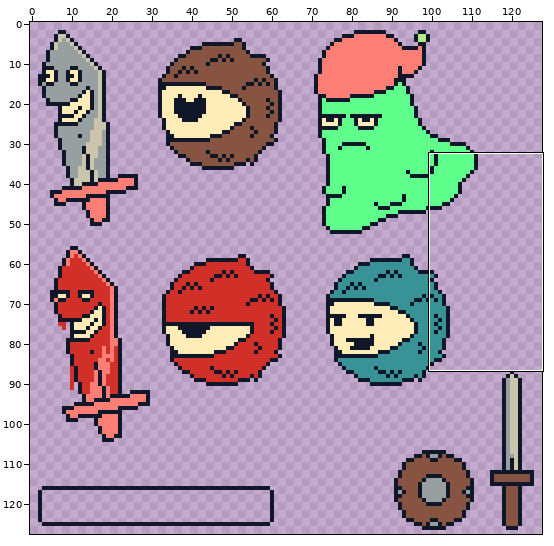
Edited in one commit: sprite sheet (Assets/Resources/Art/rpg_sheet.png). Above, an overview of the earlier version with the close-up marked.
Close-up. First the earlier version:
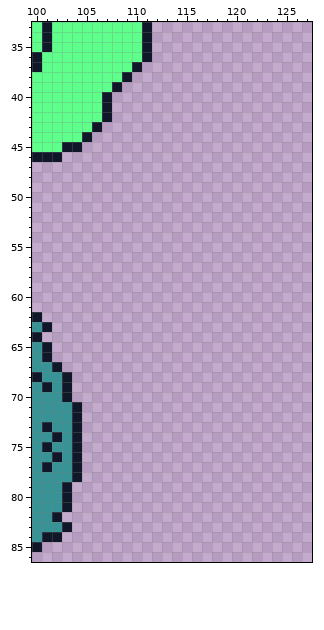
The file is 128x128 pixels. Shown: x 100..127, y 33..86.
The result:
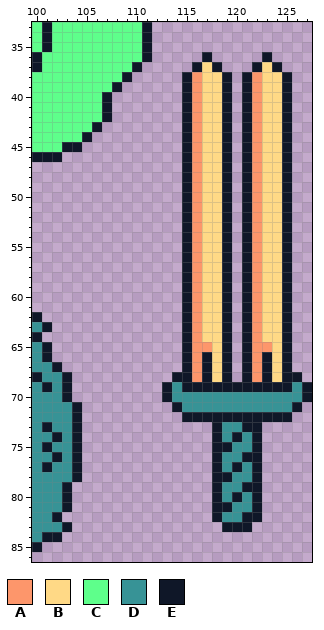
Palette (. is transparent): A #fd966b  B #ffd986  C #5eff8b  D #379396  E #0f1728
Difference:
Changed rows in their new state; - is an unchanged pixel.
first column x 113:
36 ----E-----E----
37 ---EBE---EBE---
38 --EABBE-EABBE--
39 --EABBE-EABBE--
40 --EABBE-EABBE--
41 --EABBE-EABBE--
42 --EABBE-EABBE--
43 --EABBE-EABBE--
44 --EABBE-EABBE--
45 --EABBE-EABBE--
46 --EABBE-EABBE--
47 --EABBE-EABBE--
48 --EABBE-EABBE--
49 --EABBE-EABBE--
50 --EABBE-EABBE--
51 --EABBE-EABBE--
52 --EABBE-EABBE--
53 --EABBE-EABBE--
54 --EABBE-EABBE--
55 --EABBE-EABBE--
56 --EABBE-EABBE--
57 --EABBE-EABBE--
58 --EABBE-EABBE--
59 --EABBE-EABBE--
60 --EABBE-EABBE--
61 --EABBE-EABBE--
62 --EABBE-EABBE--
63 --EABBE-EABBE--
64 --EABBE-EABBE--
65 --EAABE-EAABE--
66 --EAEBE-EAEBE--
67 --EAEBE-EAEBE--
68 -EEAEBE-EAEBEE-
69 EDEEEEEEEEEEEDE
70 EDDDDDDDDDDDDDE
71 -EDDDDDDDDDDDE-
72 --EEEEEEEEEEE--
73 -----EDDEE-----
74 -----EDEDE-----
75 -----EEDDE-----
76 -----EDDEE-----
77 -----EDEDE-----
78 -----EEDDE-----
79 -----EDDEE-----
80 -----EDEDE-----
81 -----EEDDE-----
82 -----EDDEE-----
83 ------EEE------
Where, in picture pixels (left, top, right, bottom), the same in both close-ups:
added: (162, 52, 312, 532)
